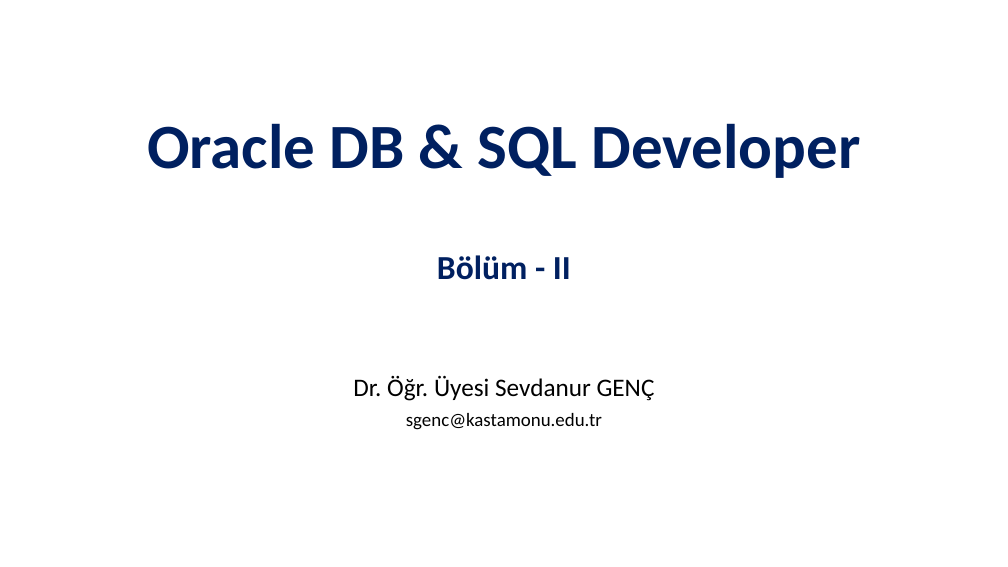
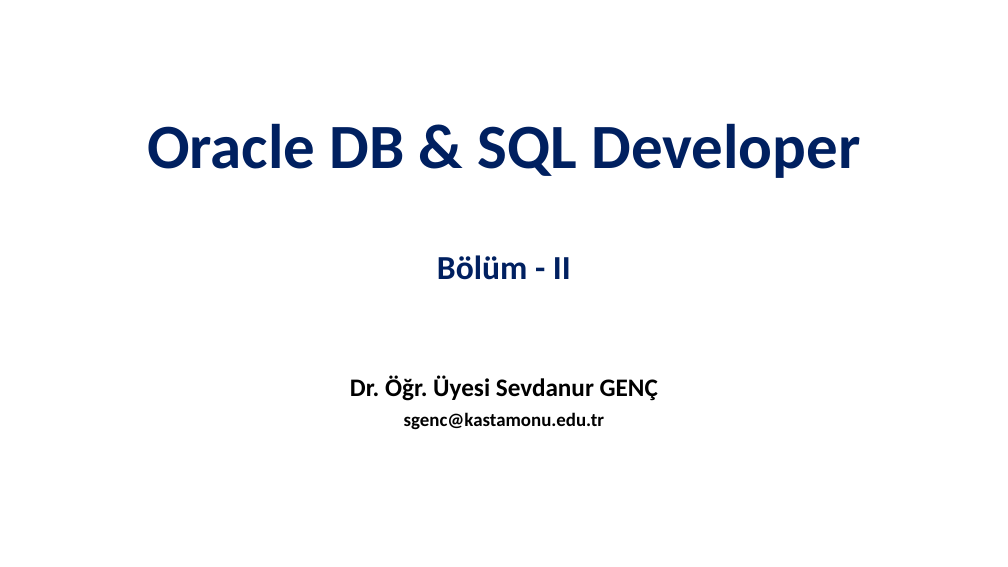
Before and after one commit to SevdanurGENC/Oracle-DB-SQL-Developer-Lecture-Notes, a slide deck: slide 1 of Slides/Oracle DB & SQL Developer - Bolum II.pptx. Drawn at 1008x567 pixels with LibreOffice and Linux fonts; fonts in the diff are those of the drawing. Boxes give left, top, right and bottom in pixels: in the first picture for what was removed or moved away, otherwise in the second. Text is boxed around its words. In the diff, an @@ line names an element or a change of style, - is before the commit and + after.

```diff
--- a/Slides/Oracle DB & SQL Developer - Bolum II.pptx
+++ b/Slides/Oracle DB & SQL Developer - Bolum II.pptx
@@ subtitle "Dr. Öğr. Üyesi Sevdanur GENÇ" at bbox=[350, 375, 658, 430]: bold on @@
```
Also in this commit, not shown: 7 slides added, 1 slide removed, 4 other files.
